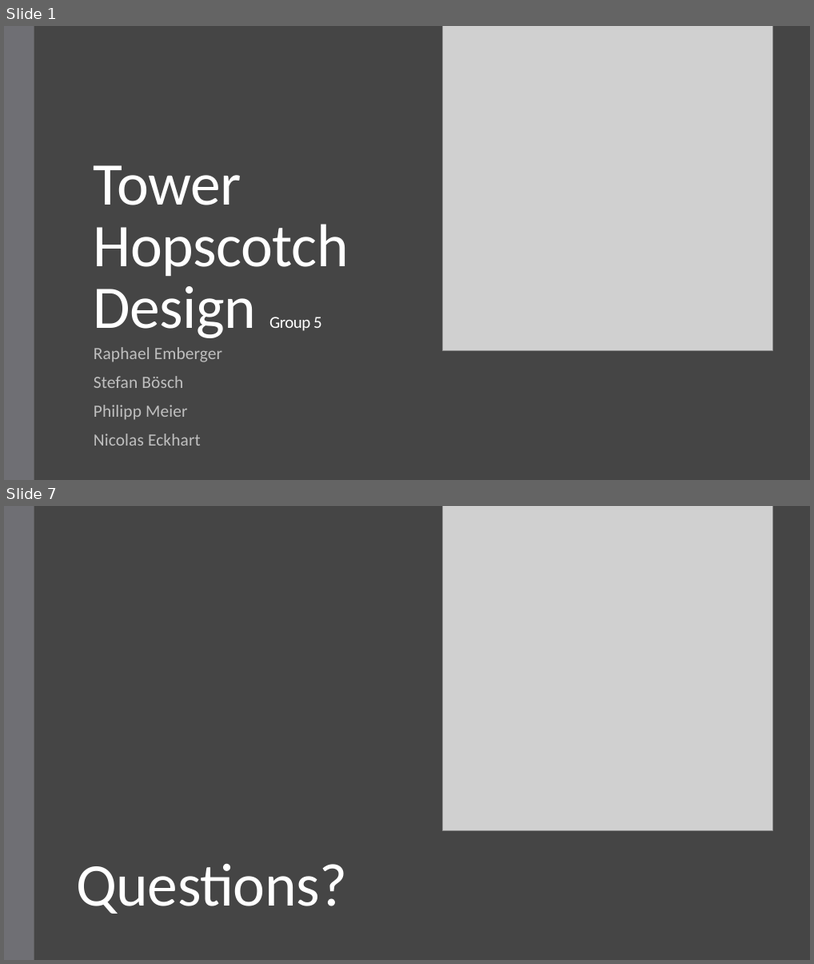
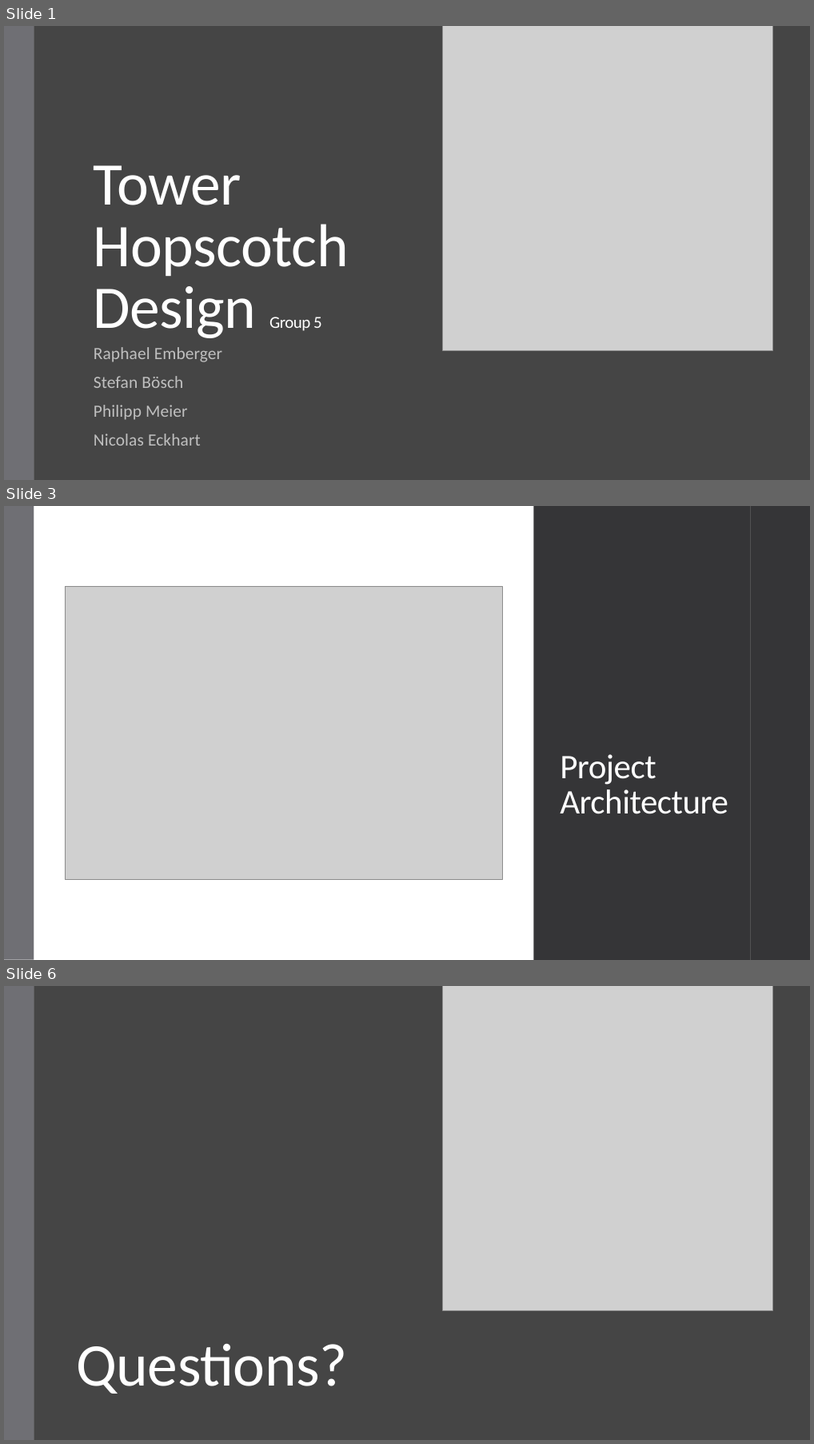
Before and after one commit to raember/Tower-Hopscotch, a slide deck: documents/milestone3/Project Design Presentation.pptx. Shown one above the other, each under a label of ours: slides 1 and 7 before the commit, slides 1, 3 and 6 after it; the slides between them are not shown. The pictures are 814x964 and 814x1444 pixels, drawn with LibreOffice and Linux fonts; fonts in the diff are those of the drawing; grey boxes stand for pictures. Boxes give left, top, right and bottom in pixels: in the first picture for what was removed or moved away, otherwise in the second. Text is boxed around its words. In the diff, an @@ line names an element or a change of style, - is before the commit and + after.

```diff
--- a/documents/milestone3/Project Design Presentation.pptx
+++ b/documents/milestone3/Project Design Presentation.pptx
@@ slide 3 added at (4, 506, 810, 960), background #FFFFFF @@
@@ rectangle added at (4, 506, 34, 960), fill #6F6F74 @@
@@ rectangle added at (34, 506, 534, 960), fill #FFFFFF @@
@@ rectangle added at (34, 506, 751, 960), fill #353537 @@
@@ rectangle added at (751, 506, 810, 960), fill #353537 @@
@@ rectangle added at (751, 506, 810, 960), fill #353537 @@
@@ picture added at (65, 586, 503, 880) @@
@@ title added at (560, 754, 729, 814), 41 pt, text #FFFFFF @@
+Project Architecture
@@ what was slide 7 is now slide 6 @@
```
Also in this commit, not shown: 1 slide changed, 2 other slides added, 4 slides removed.
